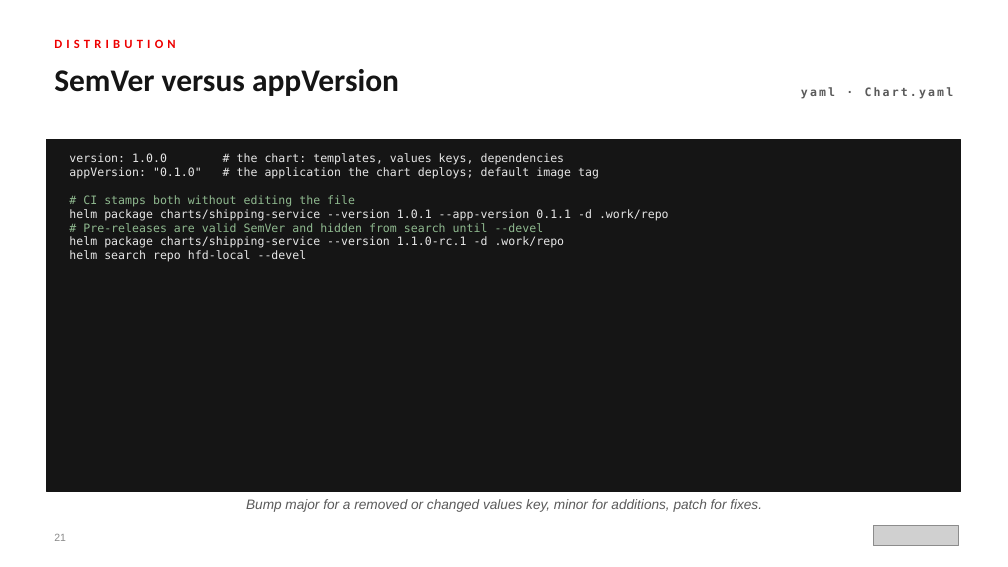
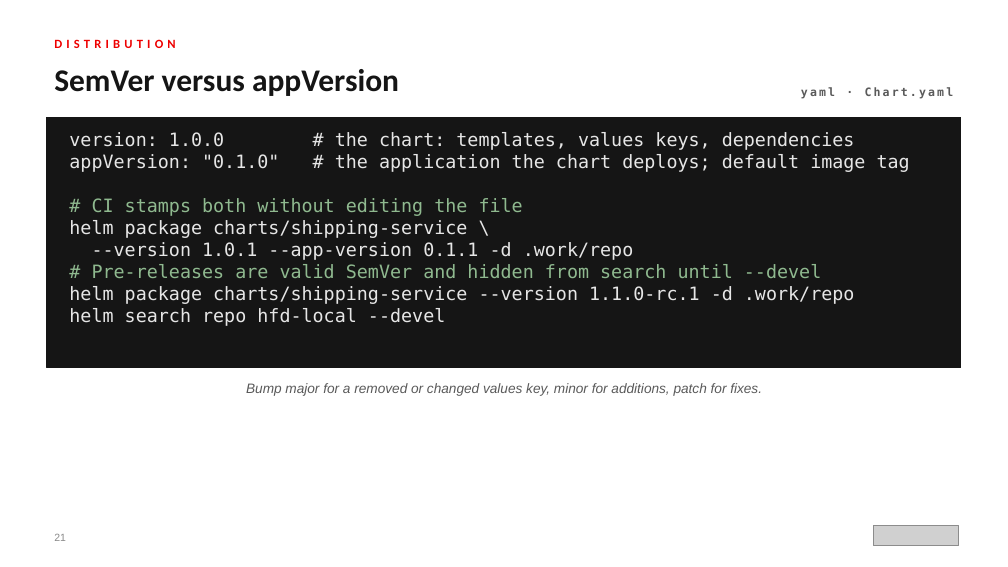
Before and after one commit to patterncatalyst/helm-for-developers, a slide deck: slide 21 of presentation/helm-201/Helm-201-r1.0.pptx. Drawn at 1008x567 pixels with LibreOffice and Linux fonts; fonts in the diff are those of the drawing; grey boxes stand for pictures. Boxes give left, top, right and bottom in pixels: in the first picture for what was removed or moved away, otherwise in the second. Text is boxed around its words. In the diff, an @@ line names an element or a change of style, - is before the commit and + after.

Commit message:
style(r1.0): Helm 201 deck voice pass, readability polish, diagram scale

```diff
--- a/presentation/helm-201/Helm-201-r1.0.pptx
+++ b/presentation/helm-201/Helm-201-r1.0.pptx
@@ rectangle: place and size @@
-rectangle at bbox=[47, 140, 961, 492]
+rectangle at bbox=[47, 117, 961, 368]
@@ text at bbox=[69, 132, 910, 326]: text changed; size 11 to 17.5 pt @@
-version: 1.0.0 # the chart: templates, values keys, dependencies
-appVersion: "0.1.0" # the application the chart deploys; default image tag
-# CI stamps both without editing the file
-helm package charts/shipping-service --version 1.0.1 --app-version 0.1.1 -d .work/repo
-# Pre-releases are valid SemVer and hidden from search until --devel
-helm package charts/shipping-service --version 1.1.0-rc.1 -d .work/repo
-helm search repo hfd-local --devel
+version: 1.0.0 # the chart: templates, values keys, dependencies
+appVersion: "0.1.0" # the application the chart deploys; default image tag
+# CI stamps both without editing the file
+helm package charts/shipping-service \
+--version 1.0.1 --app-version 0.1.1 -d .work/repo
+# Pre-releases are valid SemVer and hidden from search until --devel
+helm package charts/shipping-service --version 1.1.0-rc.1 -d .work/repo
+helm search repo hfd-local --devel
@@ text "Bump major for a removed ...": place and size @@
-text "Bump major for a removed ..." at bbox=[246, 499, 762, 512]
+text "Bump major for a removed ..." at bbox=[246, 383, 762, 396]
```
Also in this commit, not shown: 30 other slides changed, 2 slides added, 31 other files.
